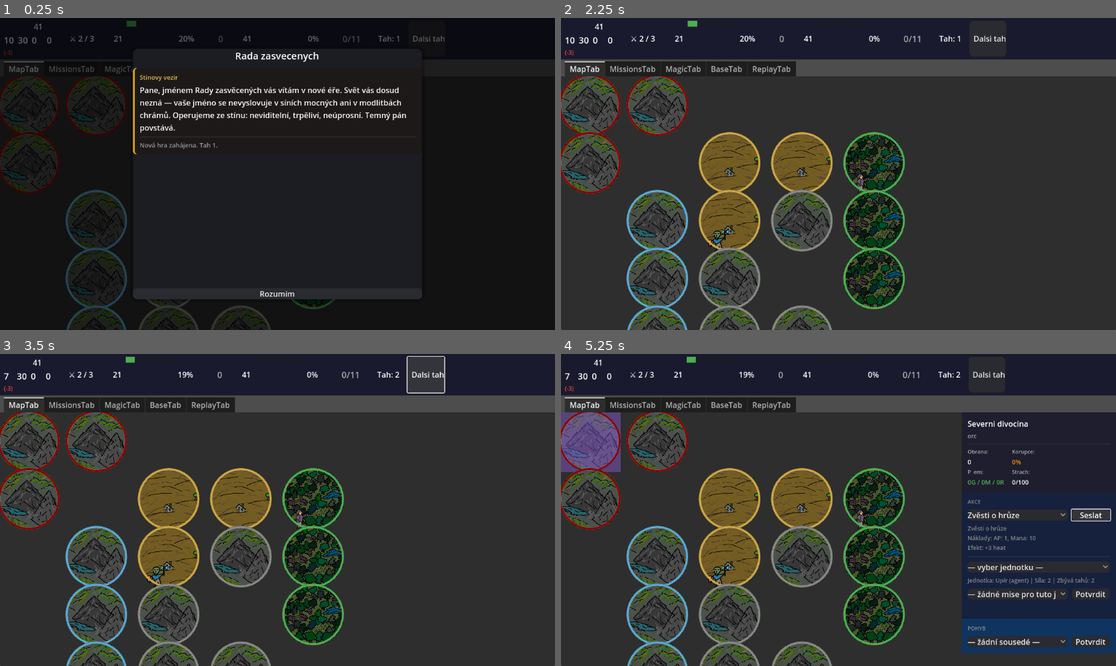
Above: before the commit, frames 1-4 (two rows, left to right).
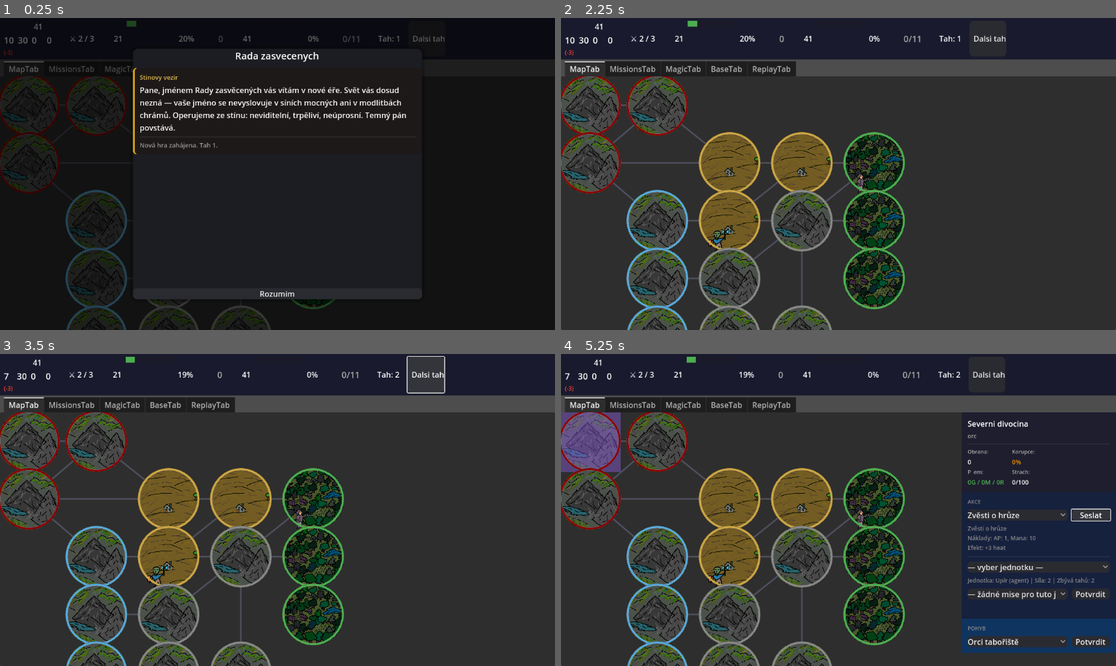
Above: after the commit, the same moments.

Repository: HannibalCZ/dark-lord
Game: Godot game, scene res://scenes/Main.tscn
Two runs of this game, one before a commit and one after it. Both use one fixed random seed, a clock stepped at 60 frames per second and the inputs below.
Inputs (mouse positions are in pixels of both pictures, inside the frame that each line leads up to):
- Up to frame 1 (0.25 s): no input
- Up to frame 2 (2.25 s): click "Dalsi tah" at 0.5 s; click (588, 105) at 1.27 s; click "Rozumim" at 2 s
- Up to frame 3 (3.5 s): click "Dalsi tah" at 2.75 s
- Up to frame 4 (5.25 s): click (588, 441) at 3.52 s; click "Zvěsti o hrůze" at 4.25 s; click "Seslat" at 5 s

The runs differ from the first frame. In frame 2, 0.4% of the frame differs, in the area x 9-53%, y 27-93%; in frame 3, 0.4%; in frame 4, 0.5%, in the area x 9-87%, y 27-94%.
Error before the commit: Trying to return an array of type "Array" where expected return type is "Array[int]". (res://scripts/core/query/RegionQuery.gd:50)

Commit message:
fix: explicitni neighbors ukladany jako Array[int] pro typovou kompatibilitu
JSON parser vraci plain Array, coz zpusobovalo chybu pri navratovem
typu Array[int] v RegionQuery.neighbors(). Prevod na Array[int]
pri nacteni ze JSON zachovava konzistenci s generate_grid_adjacency().

Co-Authored-By: Claude Sonnet 4.6 <noreply@anthropic.com>

Diff:
--- a/managers/RegionManager.gd
+++ b/managers/RegionManager.gd
@@ -109,8 +109,11 @@
 			if typeof(rd) != TYPE_DICTIONARY:
 				continue
 			var id: int = int(rd["id"])
-			var neighbors: Array = rd.get("neighbors", [])
-			adjacency[id] = neighbors
+			var raw: Array = rd.get("neighbors", [])
+			var typed: Array[int] = []
+			for n in raw:
+				typed.append(int(n))
+			adjacency[id] = typed
 
 
 func generate_grid_adjacency(w: int, h: int) -> void:
